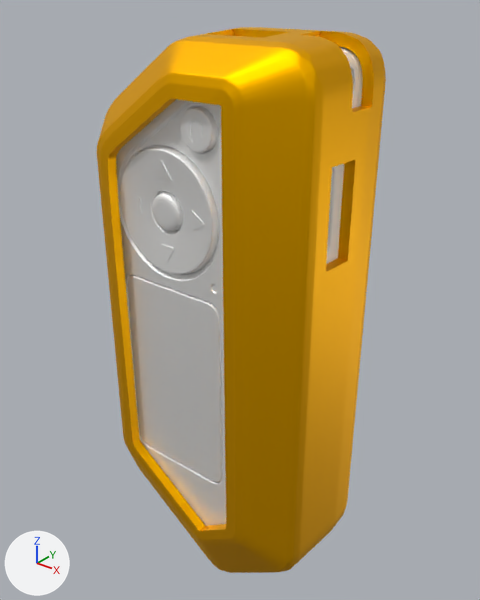
The glTF model flipper-case/apercu_avec_flipper.glb, before and after one commit.
One viewpoint serves both versions: a 50 mm lens placed at (69.2, -99.6, 59.3), pointed at (-0.7, -12.3, 5.2). Lighting does not change. The marker at lower left points along +X, +Y and +Z. The first picture is the older version.

Objects in the first picture: 'coque', 'flipper'.
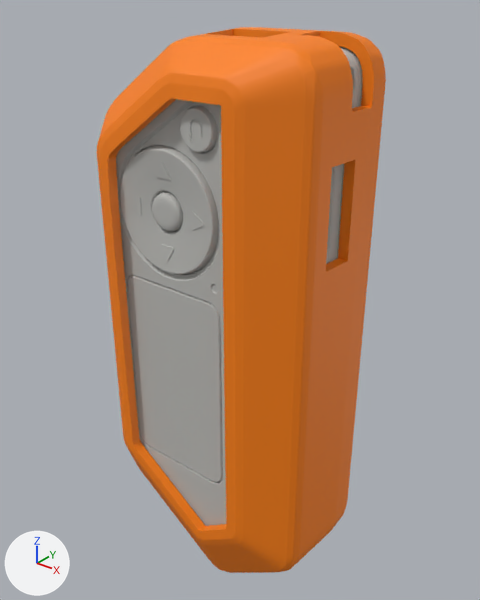
Where the change shows, as pixel boxes [x1, y1, x2, y2] in the pictures (480 x 600 px):
'coque', recoloured, surface changed: [97, 27, 386, 573] in both
'flipper', recoloured, surface changed (white to grey): [116, 47, 363, 526] in both

The change in detail:
In material 'Material_0' (mat_material_0), metallic goes from 1.0 to 0.0.
Material 'Material_0' (mat_material_0) changes colour from yellow #ffbd00 to orange #ff8200; in linear values from (1.0, 0.51, 0.0) to (1.0, 0.224, 0.0).
In material 'Material_1' (mat_material_1), metallic goes from 1.0 to 0.0.
Material 'Material_1' (mat_material_1) changes colour from white #f7f7f6 to grey #bcbcb8; in linear values from (0.929, 0.929, 0.922) to (0.502, 0.502, 0.478).
